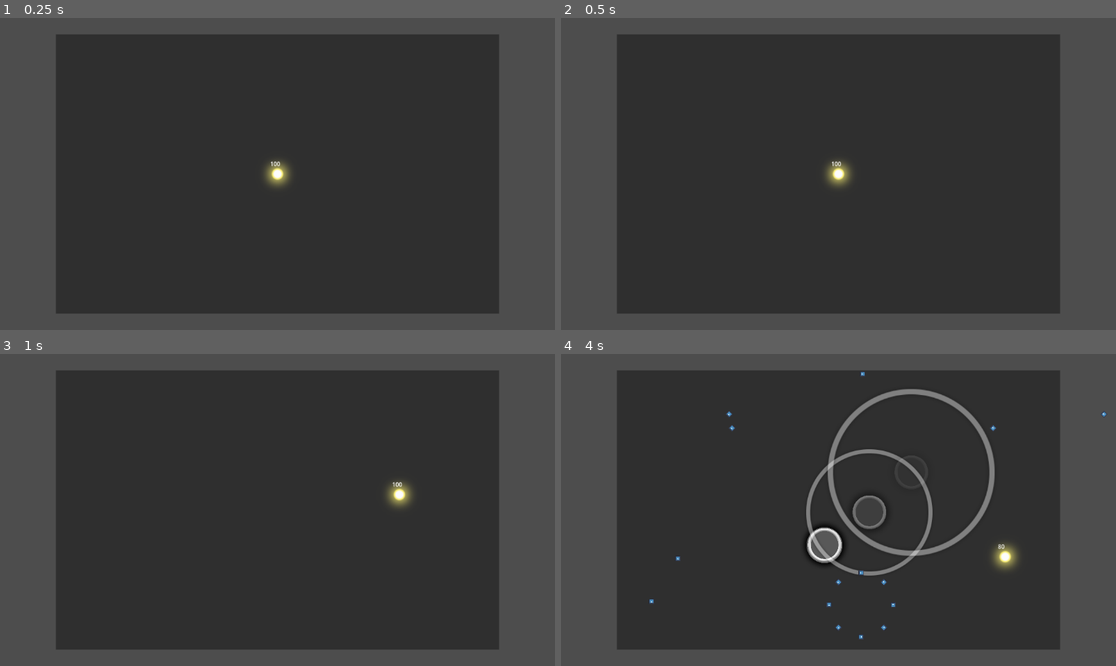
Above: before the commit, frames 1-4 (two rows, left to right).
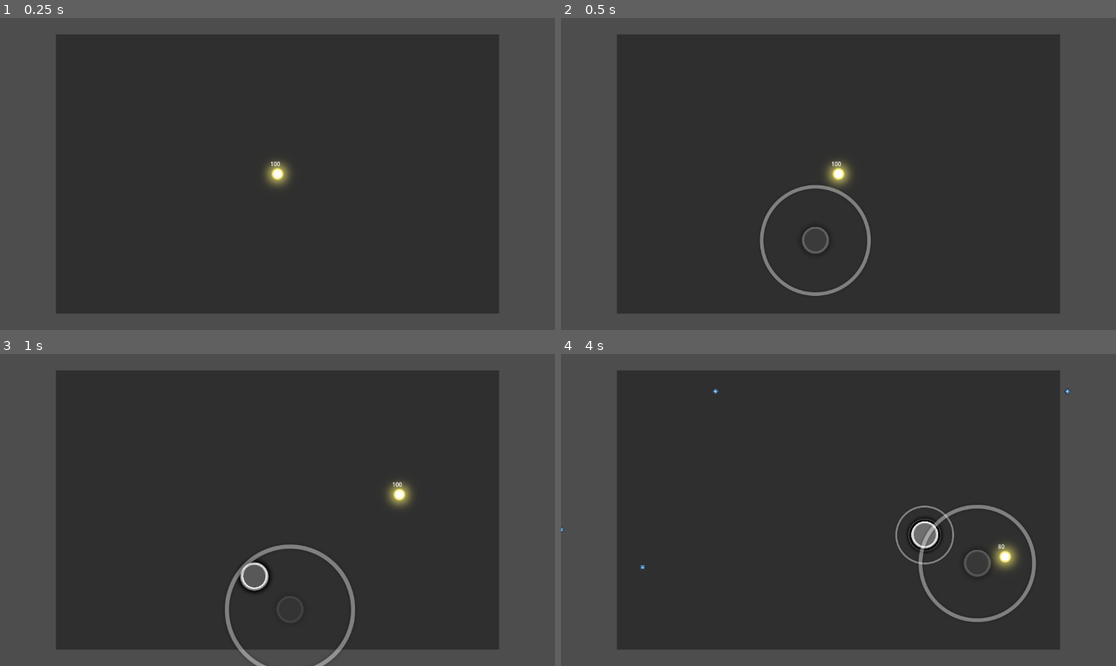
Above: after the commit, the same moments.

Repository: naixsu/Osu-Thingy
Game: Godot game, scene res://Scenes/Main.tscn
The game is run twice, just before and just after one commit, with the same random seed, the same clock (stepped at 60 frames per second) and the same inputs. The engine's default icon, where the game draws it, is replaced by a stand-in: a white triangle on a blue panel in a dark square. Sound files missing from this copy of the repository are replaced by a short silence.
Inputs (mouse positions are in pixels of both pictures, inside the frame that each line leads up to):
- Up to frame 1 (0.25 s): no input
- Up to frame 2 (0.5 s): no input
- Up to frame 3 (1 s): move the mouse to (399, 494) at 0.52 s
- Up to frame 4 (4 s): move the mouse to (727, 525) at 1.27 s; move the mouse to (894, 441) at 2.02 s; move the mouse to (810, 572) at 2.77 s; move the mouse to (1005, 556) at 3.52 s

Frame 1 is identical in both runs. In frame 2, 0.8% of the frame differs, in the area x 35-56%, y 53-90%; in frame 3, 1.3%; in frame 4, 4.8%, in the area x 0-99%, y 5-92%.

Commit message:
Comments

Diff:
--- a/Scripts/Main.gd
+++ b/Scripts/Main.gd
@@ -36,25 +36,24 @@
 
 # Called when the node enters the scene tree for the first time.
 func _ready():
-	Input.set_mouse_mode(Input.MOUSE_MODE_HIDDEN)
-	cursor = Cursor.instantiate()
-	cursor.connect("dead", dead)
-	add_child(cursor)
+	init_cursor()
 
 	# TODO: Maps to investigate, coz way too desynced
+	# Shiwa is alright but a bit desynced
 	# Honesty
 	# Torinoko City
 
-	var i = 1
+	var i = 0
 	var mp3 : AudioStream = beatmaps[i].mp3
 	var beatmap = beatmaps[i].beatmap
+
 	read_osu_file(beatmap)
 	circleSize = float(metadata["Difficulty"]["CircleSize"])
 	#print(metadata["Difficulty"])
 	set_audio_stream(mp3)
 	audio.play()
 	# Get the song length in ms
-	songLength = set_song_length()
+	songLength = get_song_length()
 	# Turn back timer to s from ms
 	songTimer.wait_time = songLength / 1000
 	songTimer.start()
@@ -83,6 +82,7 @@
 	# using an offset here to start the approach circle
 	# 588 ms is achieved by getting the time the moment a
 	# hitobject is visible in 1/4 beat
+	# TODO: Update this offset
 	var timeOffset = objTime - hitObjStart
 	timeDifference = abs(timeMS - timeOffset)
 
@@ -94,23 +94,24 @@
 		#print(metadata["HitObjects"][index]["type"])
 		index += 1
 
-	#if timeDifference <= threshold:
-		#print("timeDifference ", timeDifference, " objTime ", metadata["HitObjects"][index]["time"], " offset ", metadata["HitObjects"][index]["time"] - 588)
-		#place_single_object(metadata["HitObjects"][index])
-		#index += 1
-
-
 	#if slider:
 		#place_slider()
 
 
 #region Init
+## Initializes the cursor and its signals
+func init_cursor() -> void:
+	Input.set_mouse_mode(Input.MOUSE_MODE_HIDDEN)
+	cursor = Cursor.instantiate()
+	cursor.connect("dead", dead)
+	add_child(cursor)
+
 ## Set the AudioStreamPlayer's stream
 func set_audio_stream(mp3: AudioStream) -> void:
 	audio.set_stream(mp3)
 
 ## Set the song length in s to ms
-func set_song_length() -> int:
+func get_song_length() -> int:
 	var length: float = audio.stream.get_length()
 	var ms: int = length * 1000
 	return ms
